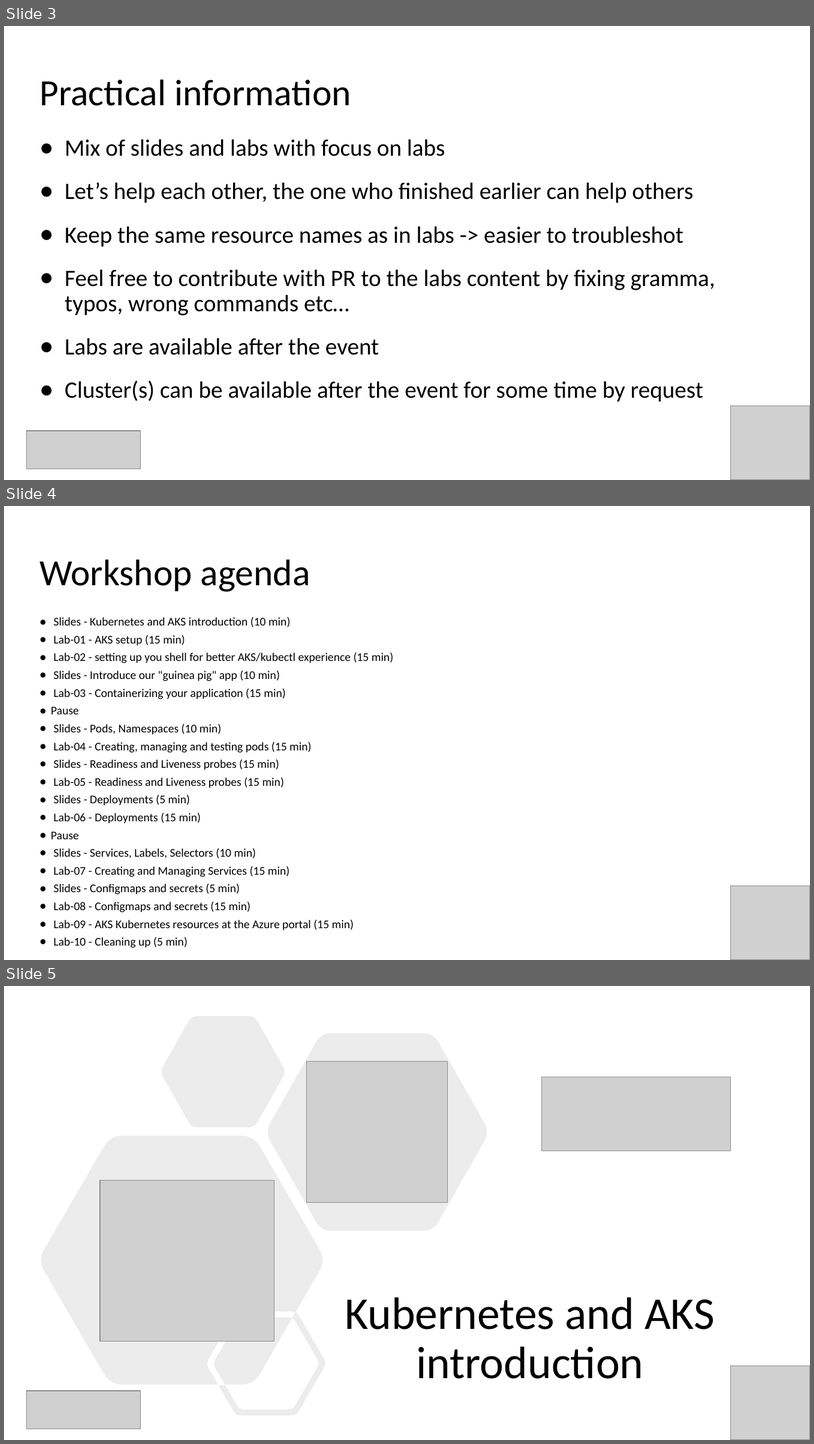
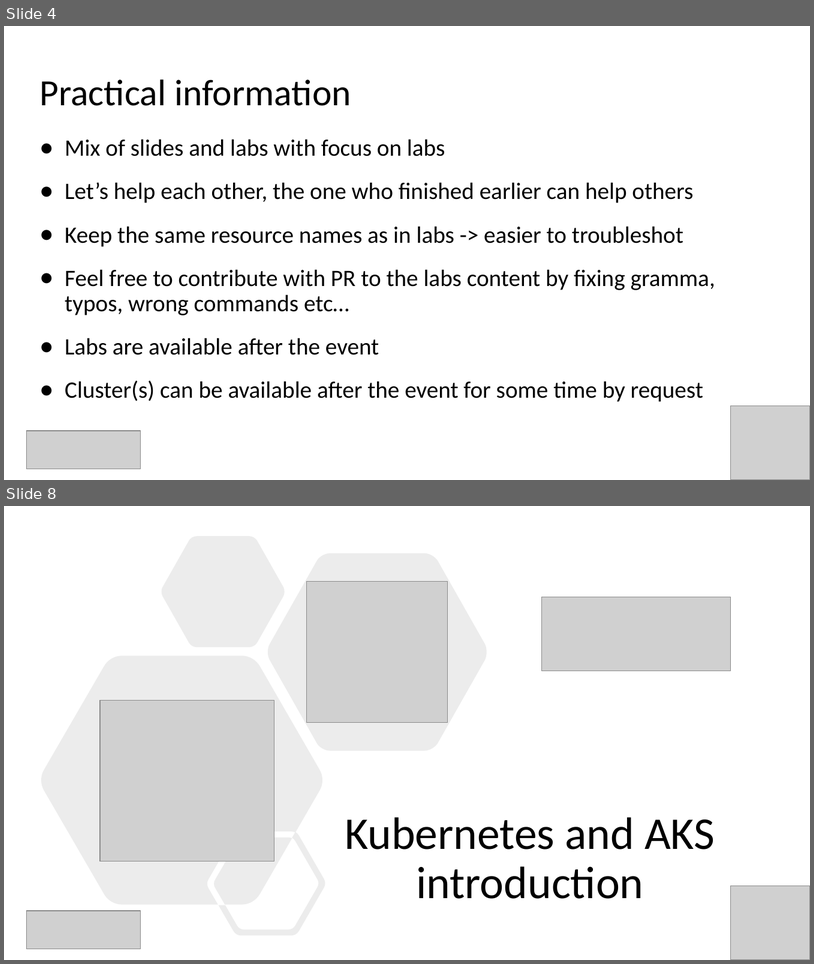
Before and after one commit to Infrastructure-AsCode/aks-101, a slide deck: slides/k8s-101.pptx. Shown one above the other, each under a label of ours: slides 3, 4 and 5 before the commit, slides 4 and 8 after it; the slides between them are not shown. The pictures are 814x1444 and 814x964 pixels, drawn with LibreOffice and Linux fonts; fonts in the diff are those of the drawing; grey boxes stand for pictures. Boxes give left, top, right and bottom in pixels: in the first picture for what was removed or moved away, otherwise in the second. Text is boxed around its words. In the diff, an @@ line names an element or a change of style, - is before the commit and + after.

```diff
--- a/slides/k8s-101.pptx
+++ b/slides/k8s-101.pptx
@@ slide 4 removed at [4, 506, 810, 960], background #FFFFFF @@
@@ title removed at [39, 559, 311, 592] @@
-Workshop agenda
@@ text removed at [51, 617, 393, 948] @@
-● Slides - Kubernetes and AKS introduction (10 min)
-● Lab-01 - AKS setup (15 min)
-● Lab-02 - setting up you shell for better AKS/kubectl experience (15 min)
-● Slides - Introduce our "guinea pig" app (10 min)
-● Lab-03 - Containerizing your application (15 min)
-● Pause
-● Slides - Pods, Namespaces (10 min)
-● Lab-04 - Creating, managing and testing pods (15 min)
-● Slides - Readiness and Liveness probes (15 min)
-● Lab-05 - Readiness and Liveness probes (15 min)
-● Slides - Deployments (5 min)
-● Lab-06 - Deployments (15 min)
-● Pause
-● Slides - Services, Labels, Selectors (10 min)
-● Lab-07 - Creating and Managing Services (15 min)
-● Slides - Configmaps and secrets (5 min)
-● Lab-08 - Configmaps and secrets (15 min)
-● Lab-09 - AKS Kubernetes resources at the Azure portal (15 min)
-● Lab-10 - Cleaning up (5 min)
@@ picture removed at [731, 885, 810, 960] @@
@@ what was slide 3 is now slide 4 @@
@@ what was slide 5 is now slide 8 @@
```
Also in this commit, not shown: 1 slide changed, 4 slides added, 13 other files.
